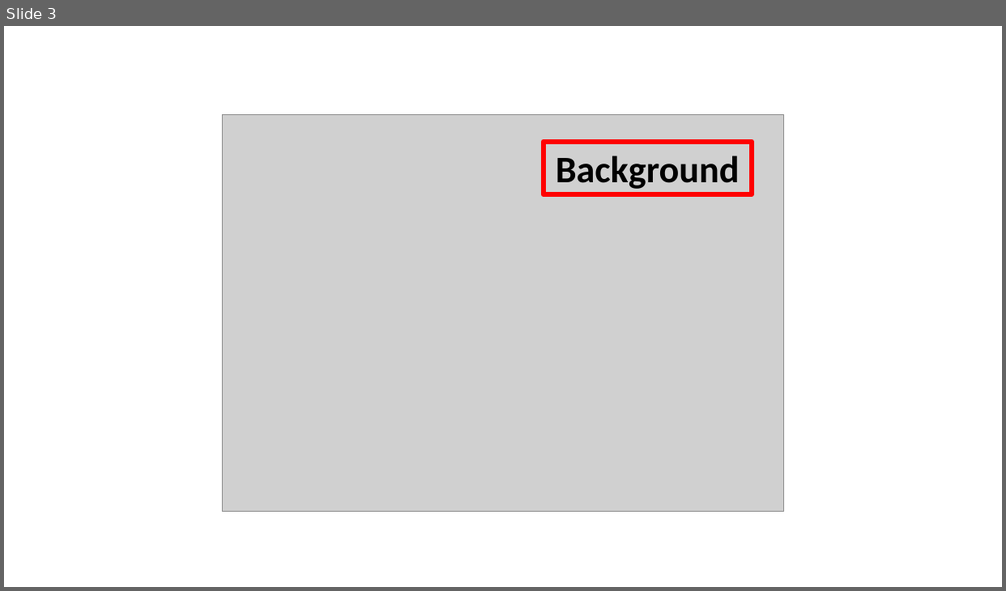
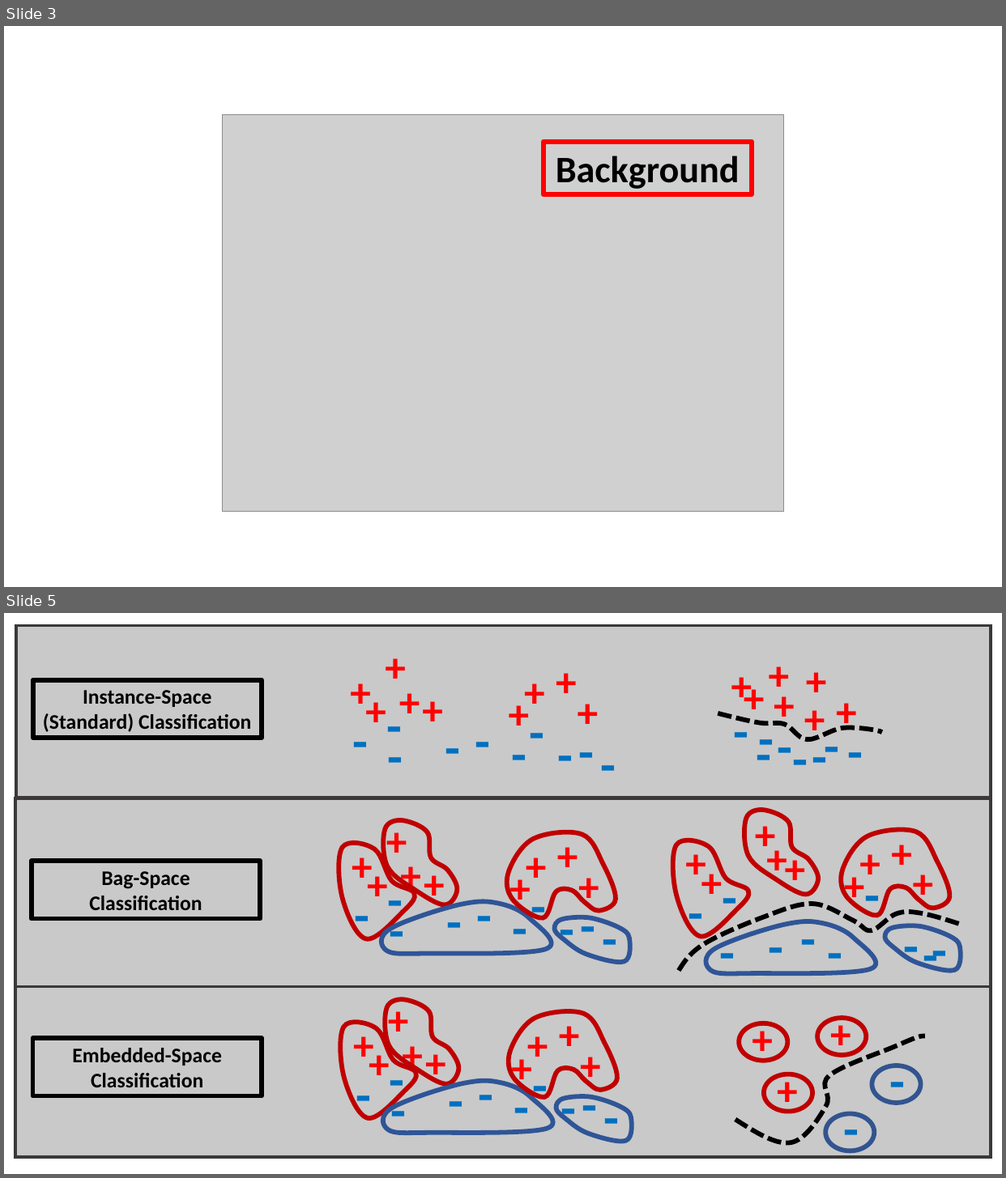
Before and after one commit to cmccurley/ResearchProposal, a slide deck: Proposal/Images/quadratic_surfaces_bags.pptx. Shown one above the other, each under a label of ours: slide 3 before the commit, slides 3 and 5 after it; the slides between them are not shown. The pictures are 1006x591 and 1006x1178 pixels, drawn with LibreOffice and Linux fonts; fonts in the diff are those of the drawing; grey boxes stand for pictures. Boxes give left, top, right and bottom in pixels: in the first picture for what was removed or moved away, otherwise in the second. Text is boxed around its words. In the diff, an @@ line names an element or a change of style, - is before the commit and + after.

```diff
--- a/Proposal/Images/quadratic_surfaces_bags.pptx
+++ b/Proposal/Images/quadratic_surfaces_bags.pptx
@@ slide 5 added at (4, 613, 1002, 1174), background #FFFFFF @@
@@ group added at (15, 626, 991, 1161): 96 texts, 18 freeform shapes, 6 rectangles, 5 ellipses @@
+Instance-Space (Standard) Classification
+Bag-Space
+Classification
+Embedded-Space
+Classification
+-
++
+-
+-
+-
+-
+-
+-
+-
+-
+-
++
++
++
++
++
++
++
++
+-
++
+-
+-
+-
+-
+-
+-
+-
+-
+-
++
++
++
++
++
++
++
++
+-
++
+-
+-
+-
+-
+-
+-
+-
+-
+-
++
++
++
++
++
++
++
++
++
+-
++
++
++
++
++
++
+-
+-
+-
+-
+-
+-
+-
+-
+-
++
+-
++
++
++
++
+-
+-
+-
+-
+-
++
++
++
++
+-
+-
+-
++
++
++
+-
```
Also in this commit, not shown: 2 other slides added, 8 other files.
